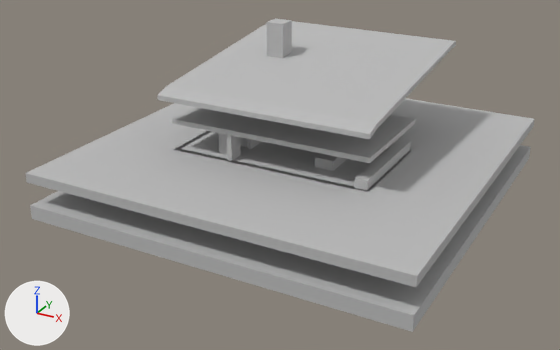
Before and after pictures for a commit that changed the Blender file house.blend.
Rendered twice from a 50 mm lens placed at (35.2, -68.9, 30.2), pointed at (-0.8, -3.4, -2.5). Lighting does not change. The marker at lower left points along +X, +Y and +Z. The older version comes first. The same objects are shown in both versions, whatever each file hides.

The first picture shows 'BasementWalls', 'BathroomWalls', 'Fireplace', 'Floor2', 'Ground', 'Kitchen', 'Roof', 'Staris', 'UnderGround'.
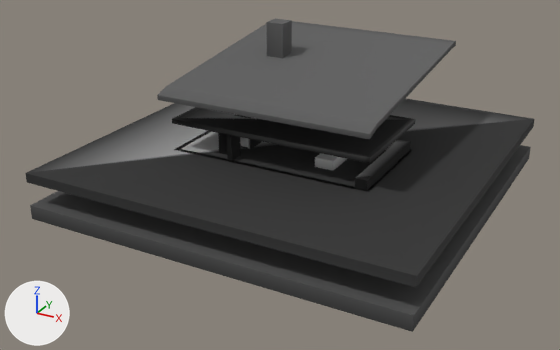
Location of each change, [x1, y1, x2, y2] in pixels of the pictures (560 x 350 px):
```json
{"object": "Ground", "change": "surface changed, recoloured", "before": [25, 98, 534, 287], "after": [25, 98, 534, 287], "on screen": "grey to black"}
{"object": "Roof", "change": "surface changed, recoloured", "before": [157, 21, 456, 139], "after": [157, 21, 456, 139], "on screen": "darker"}
{"object": "UnderGround", "change": "surface changed, recoloured", "before": [30, 145, 531, 332], "after": [30, 145, 531, 332], "on screen": "grey to black"}
{"object": "Floor2", "change": "surface changed", "before": [172, 107, 415, 163], "after": [172, 107, 415, 163], "on screen": "grey to black"}
{"object": "Kitchen", "change": "surface changed", "before": [315, 139, 411, 191], "after": [315, 139, 411, 191], "on screen": "grey to black"}
{"object": "Fireplace", "change": "surface changed", "before": [266, 18, 292, 58], "after": [266, 18, 292, 58], "on screen": "darker"}
{"object": "BasementWalls", "change": "surface changed, recoloured", "before": [174, 131, 411, 192], "after": [174, 131, 411, 192]}
{"object": "BathroomWalls", "change": "surface changed", "before": [218, 116, 252, 161], "after": [218, 116, 252, 161], "on screen": "grey to black"}
{"object": "Staris", "change": "surface changed", "before": [235, 115, 262, 149], "after": [235, 115, 262, 149]}
```

Scene script edits in JSON lines:
```json
{"block": "mat_blockout", "where": "n3 = _N.new('ShaderNodeMix'); n3.name = 'Mix'"}
{"op": "set", "path": "n3.inputs[0].default_value", "old": "0.0", "new": "1.0", "note": "'Factor'"}
{"block": "me_cube_001", "where": "me_cube_001.from_pydata(...)  # 8 vertices, 6 faces; spans x -20.0..20.0, y -20.0..20.0, z -1.0..0.0"}
{"block": "me_cube_001", "where": "# used by ob_ground; location = (0.0, 0.0, 0.0)"}
{"block": "me_cube_001", "change": "me_cube_001 part 1: vertex colours changed"}
{"block": "me_cube_011", "where": "me_cube_011.from_pydata(...)  # 16 vertices, 14 faces; spans x -11.5..11.5, y -9.5..14.5, z 5.8..9.3"}
{"block": "me_cube_011", "where": "# used by ob_roof; location = (0.0, 0.0, 0.0)"}
{"block": "me_cube_011", "change": "me_cube_011 part 2: vertex colours changed"}
{"block": "me_cube_010", "where": "me_cube_010.from_pydata(...)  # 8 vertices, 6 faces; spans x -20.0..20.0, y -20.0..20.0, z -2.0..-0.5"}
{"block": "me_cube_010", "where": "# used by ob_underground; location = (0.0, 0.0, -3.0)"}
{"block": "me_cube_010", "change": "me_cube_010 part 3: vertex colours changed"}
{"block": "me_cube_014", "where": "me_cube_014.from_pydata(...)  # 80 vertices, 42 faces; spans x -5.65..-4.35, y -4.0..0.99, z -3.5..0.0"}
{"block": "me_cube_014", "where": "# used by ob_basementstairs; location = (0.0, 0.0, 0.0)"}
{"block": "me_cube_014", "change": "me_cube_014 part 4: vertex colours changed"}
{"block": "me_cube_019", "where": "me_cube_019.from_pydata(...)  # 56 vertices, 56 faces; spans x -11.0..11.0, y -8.0..13.0, z -1.0..3.0"}
{"block": "me_cube_019", "where": "# used by ob_basementwalls; location = (0.0, 0.0, -3.0)"}
{"block": "me_cube_019", "change": "me_cube_019 part 5: vertex colours changed"}
```
